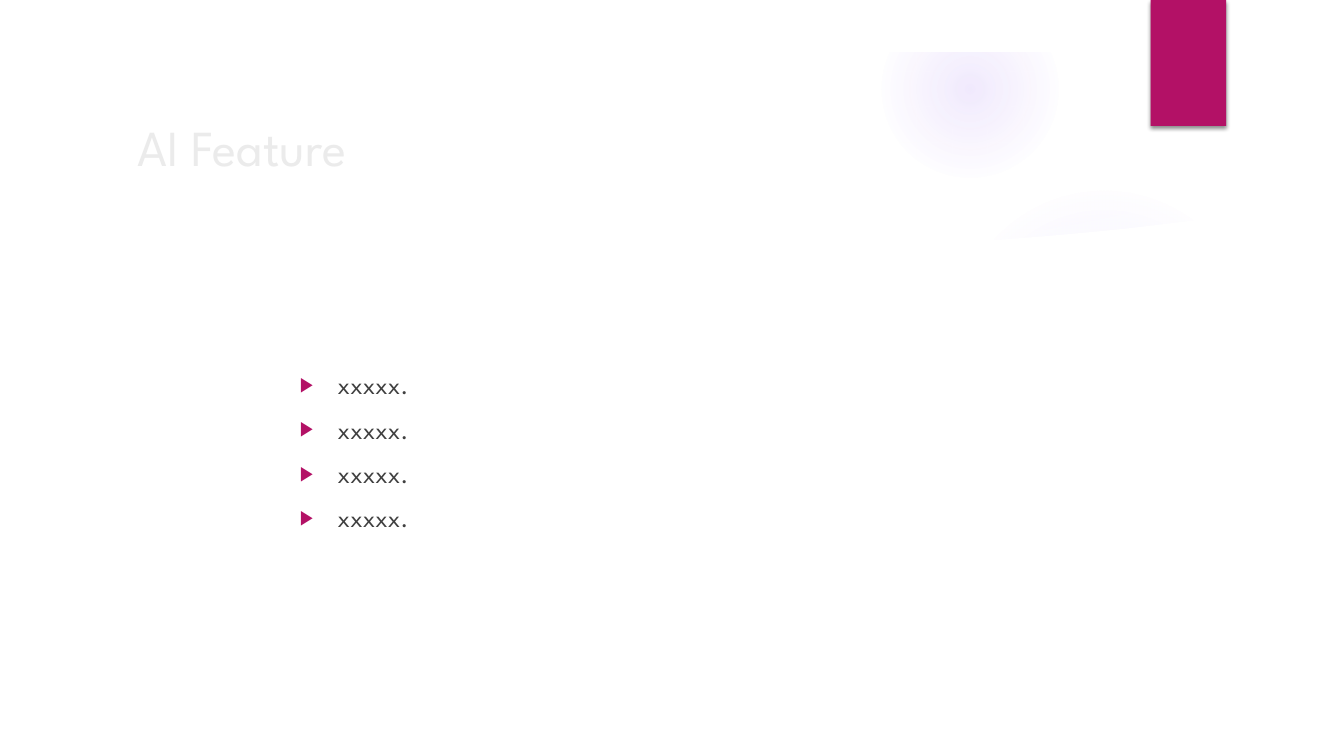
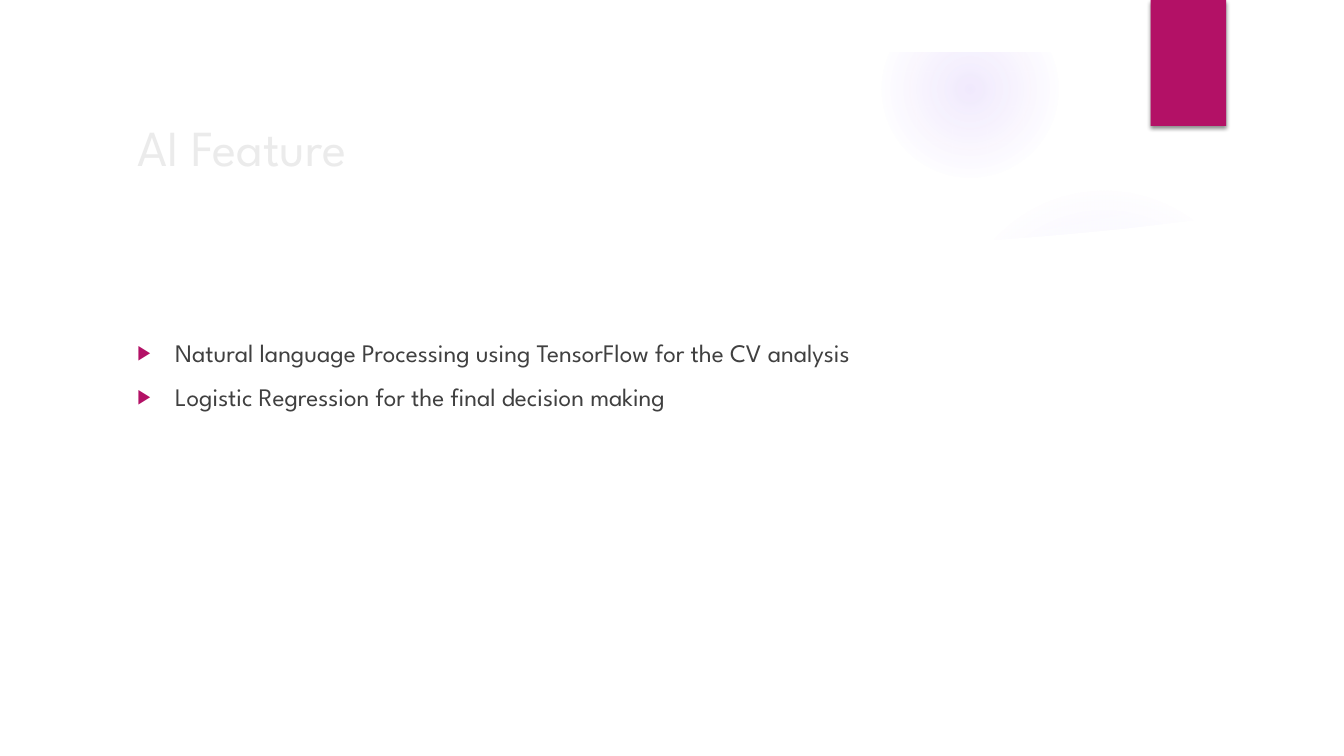
Before and after one commit to FAIVE-AI/CV-ANALYSIS-USING-NLP, a slide deck: slide 8 of Template.pptx. Drawn at 1344x756 pixels with LibreOffice and Linux fonts; fonts in the diff are those of the drawing; background and template pictures are left out. Boxes give left, top, right and bottom in pixels: in the first picture for what was removed or moved away, otherwise in the second. Text is boxed around its words. In the diff, an @@ line names an element or a change of style, - is before the commit and + after.

```diff
--- a/Template.pptx
+++ b/Template.pptx
@@ text added at bbox=[175, 344, 850, 412], 18 pt, text #404040 @@
+▶ Natural language Processing using TensorFlow for the CV analysis
+▶ Logistic Regression for the final decision making
@@ text removed at bbox=[338, 383, 409, 527] @@
-▶ xxxxx.
-▶ xxxxx.
-▶ xxxxx.
-▶ xxxxx.
```
Also in this commit, not shown: 6 other slides changed, 1 slide added, 1 slide removed.
